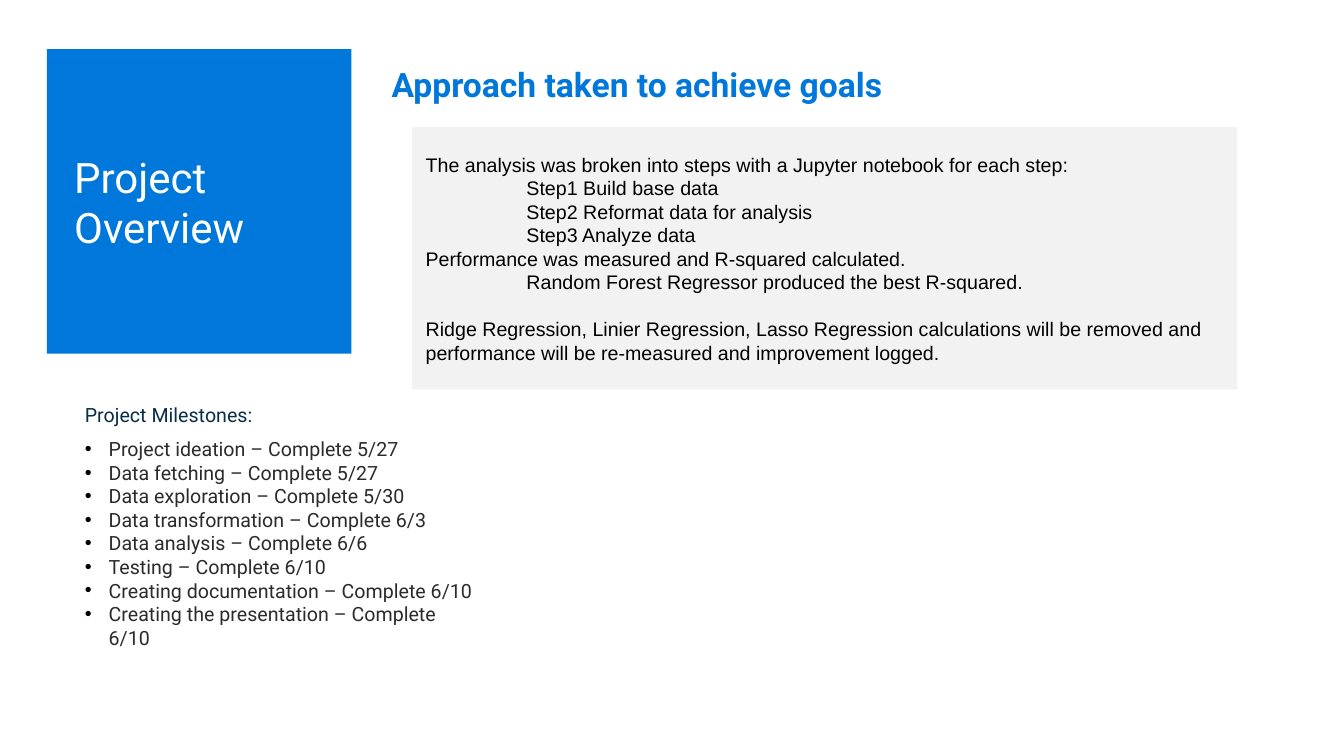
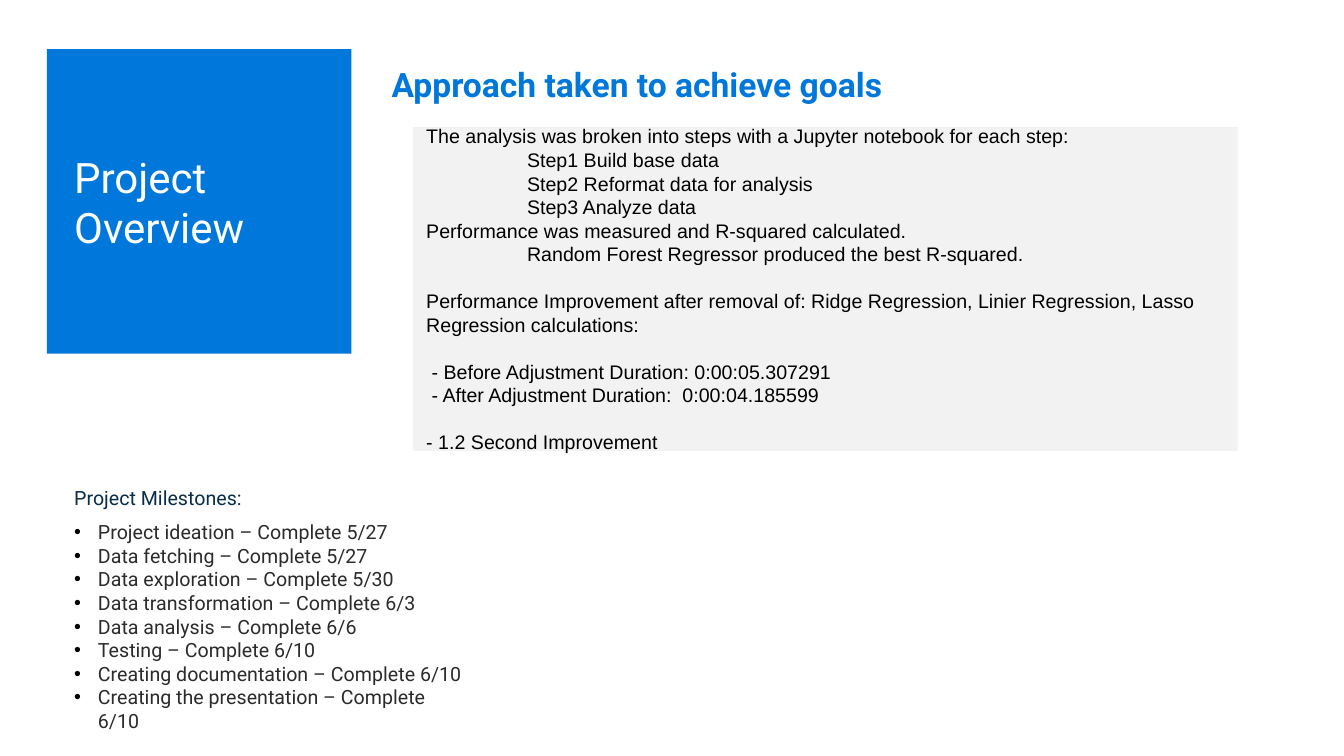
Before and after one commit to tbrown14611/Project_2, a slide deck: slide 5 of Team 3 AI_Bootcamp_Project_2.pptx. Drawn at 1344x756 pixels with LibreOffice and Linux fonts; fonts in the diff are those of the drawing. Boxes give left, top, right and bottom in pixels: in the first picture for what was removed or moved away, otherwise in the second. Text is boxed around its words. In the diff, an @@ line names an element or a change of style, - is before the commit and + after.

Commit message:
Update after Performance Adjustment

```diff
--- a/Team 3 AI_Bootcamp_Project_2.pptx
+++ b/Team 3 AI_Bootcamp_Project_2.pptx
@@ rectangle "The analysis was broken into ...": place and size @@
-rectangle "The analysis was broken into ..." at bbox=[412, 127, 1237, 389]
+rectangle "The analysis was broken into ..." at bbox=[412, 127, 1237, 451]
@@ text in rectangle at bbox=[426, 293, 1194, 453]: text changed @@
-Ridge Regression, Linier Regression, Lasso Regression calculations will be removed and performance will be re-measured and improvement logged.
+Performance Improvement after removal of: Ridge Regression, Linier Regression, Lasso Regression calculations:
+- Before Adjustment Duration: 0:00:05.307291
+- After Adjustment Duration: 0:00:04.185599
+- 1.2 Second Improvement
@@ text "Project Milestones:": place and size @@
-text "Project Milestones:" at bbox=[85, 407, 472, 646]
+text "Project Milestones:" at bbox=[74, 490, 461, 729]
```
Also in this commit, not shown: 2 other files.
